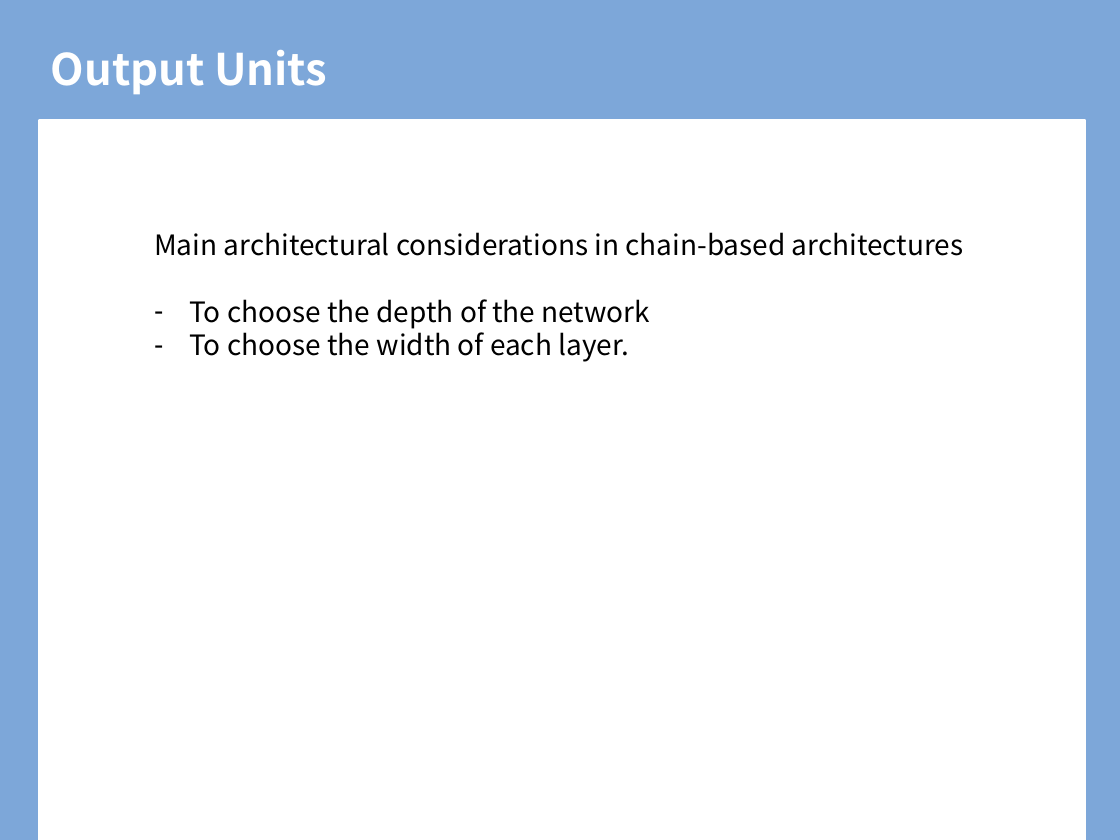
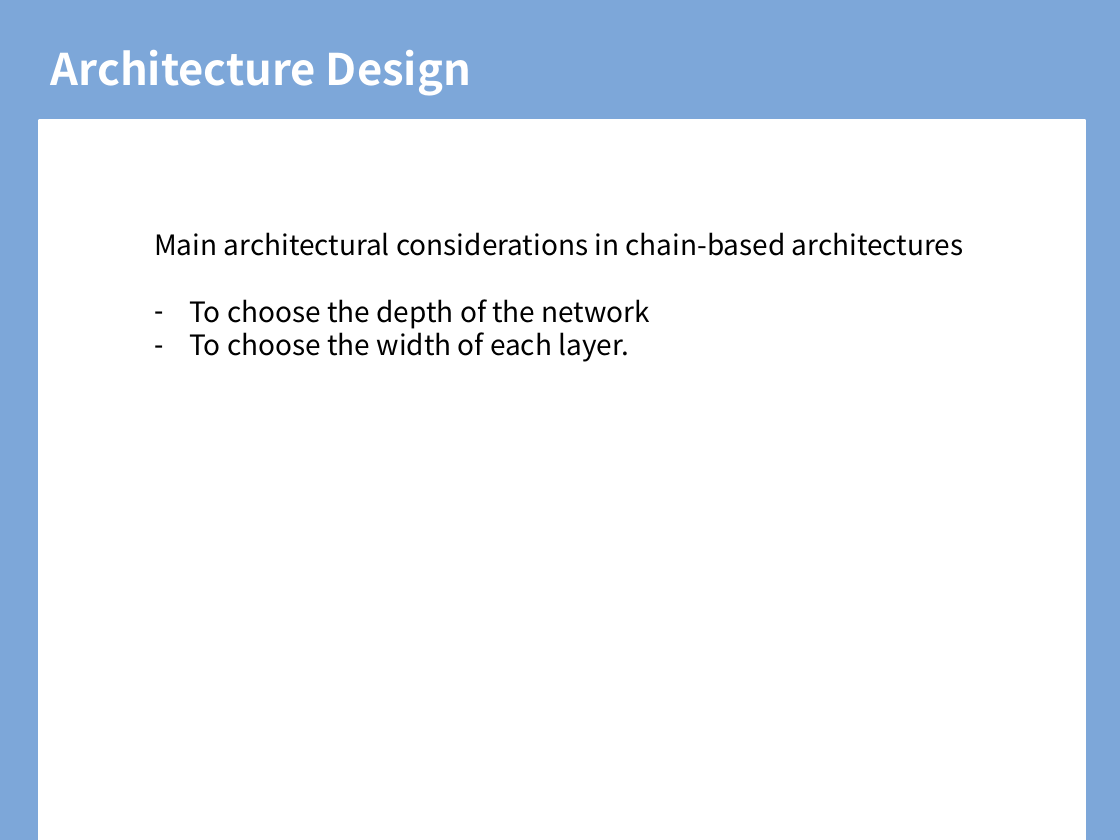
Before and after one commit to BLINK-ONCE/Storage, a slide deck: slide 3 of files/presentation/ppt/6.4 Architecture Design.pptx. Drawn at 1120x840 pixels with LibreOffice and Linux fonts; fonts in the diff are those of the drawing; background and template pictures are left out. Boxes give left, top, right and bottom in pixels: in the first picture for what was removed or moved away, otherwise in the second. Text is boxed around its words. In the diff, an @@ line names an element or a change of style, - is before the commit and + after.

```diff
--- a/files/presentation/ppt/6.4 Architecture Design.pptx
+++ b/files/presentation/ppt/6.4 Architecture Design.pptx
@@ title at [51, 50, 471, 96]: text changed @@
-Output Units
+Architecture Design
```
Also in this commit, not shown: 5 other slides changed, 6 slides added, 20 slides removed, 1 other file.
